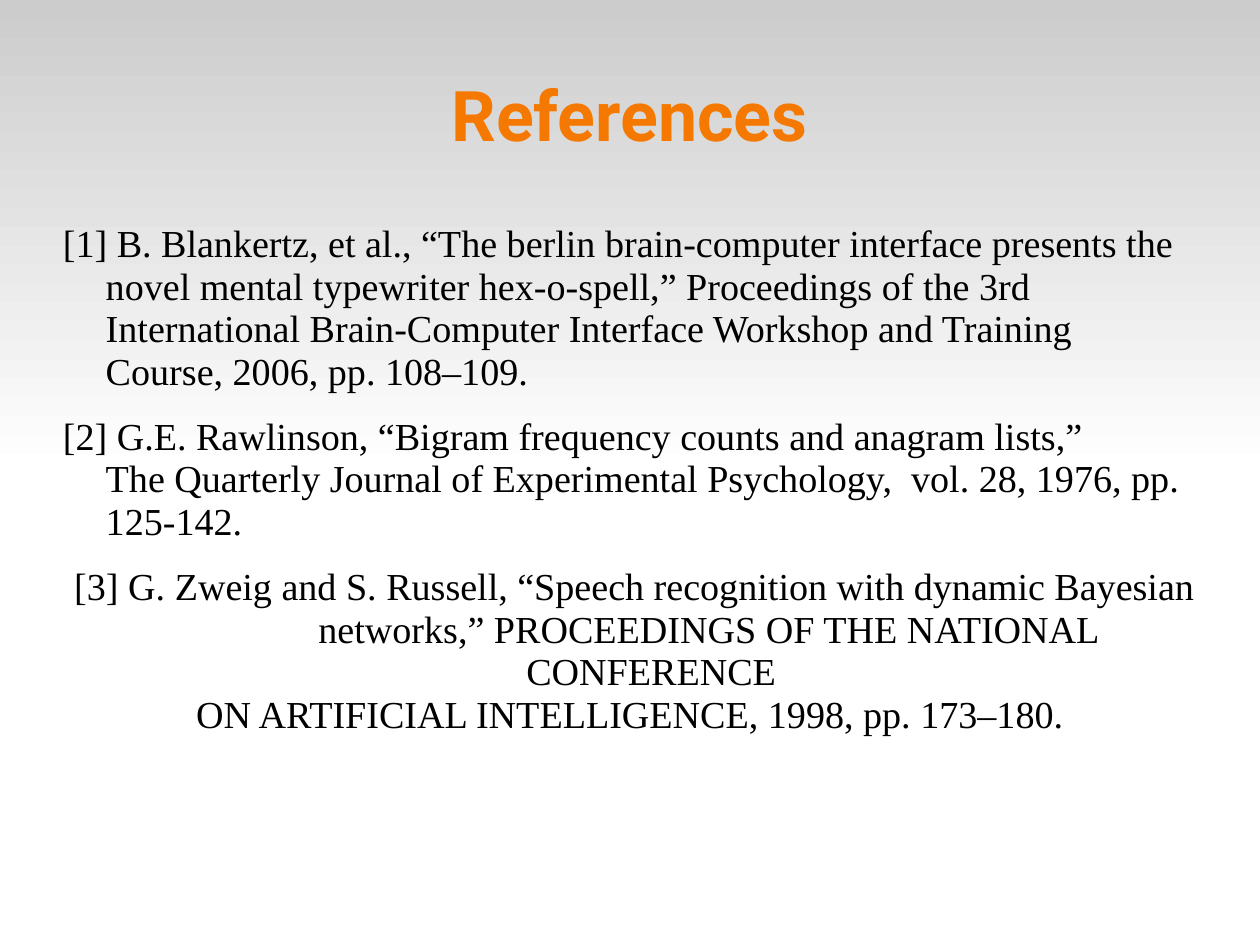
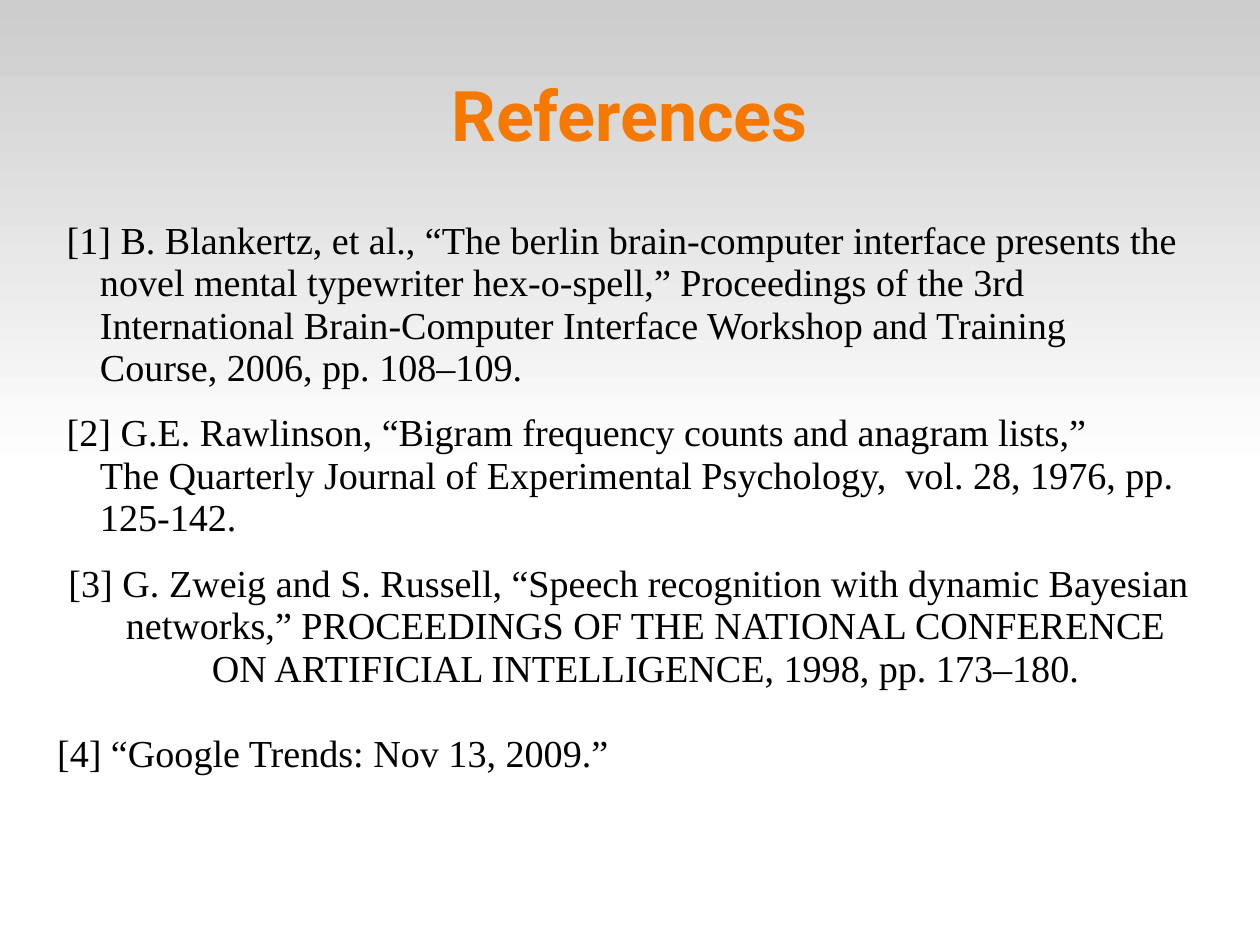
Before and after one commit to abdullah38rcc/BCI-Virtual-Keyboard, a slide deck: slide 17 of circlespell/docs/virtKey.ppt (slide 12 before the commit). Drawn at 1260x945 pixels with LibreOffice and Linux fonts; fonts in the diff are those of the drawing. Boxes give left, top, right and bottom in pixels: in the first picture for what was removed or moved away, otherwise in the second. Text is boxed around its words. In the diff, an @@ line names an element or a change of style, - is before the commit and + after.

```diff
--- a/circlespell/docs/virtKey.ppt
+++ b/circlespell/docs/virtKey.ppt
@@ subtitle at [57, 570, 1189, 774]: text changed @@
-[3] G. Zweig and S. Russell, “Speech recognition with dynamic Bayesian networks,” PROCEEDINGS OF THE NATIONAL CONFERENCE
-ON ARTIFICIAL INTELLIGENCE, 1998, pp. 173–180.
+[3] G. Zweig and S. Russell, “Speech recognition with dynamic Bayesian networks,” PROCEEDINGS OF THE NATIONAL CONFERENCE ON ARTIFICIAL INTELLIGENCE, 1998, pp. 173–180.
+[4] “Google Trends: Nov 13, 2009.”
```
Also in this commit, not shown: 3 other slides changed, 6 slides added, 5 other files.
